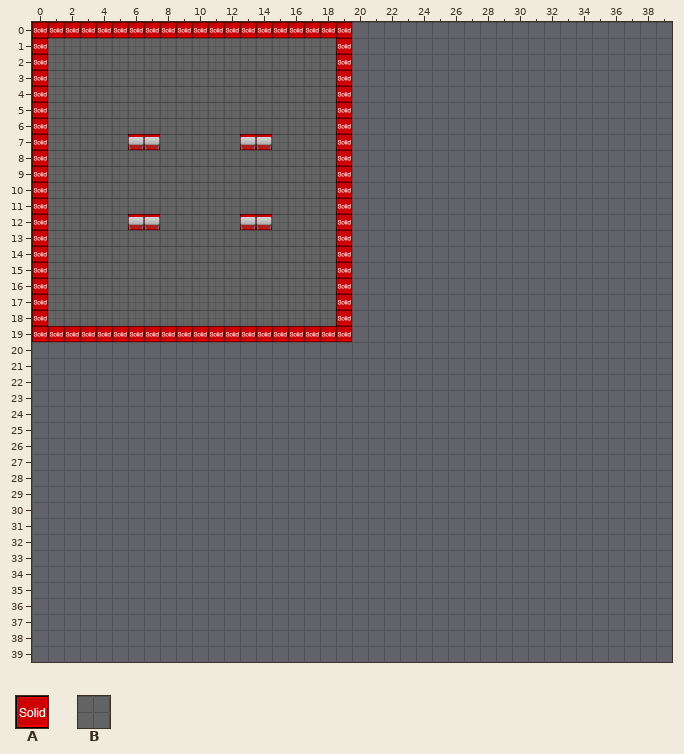
One commit to this Tiled map: data/testlevel.tmx. The picture above was drawn from the file before the commit.
Cells are 32x32 px. Shown: x 0..39, y 0..39. The old version is drawn lined up with the new one.
Key: from "COLLIDERS": A 0 "solid"; from "TURF_TILESET": B 4.
_ is an empty cell, # one hidden under a higher layer.
Layer "Tiles" before, first column x 0:
 0 ####################______
 1 #BBBBBBBBBBBBBBBBBB#______
 2 #BBBBBBBBBBBBBBBBBB#______
 3 #BBBBBBBBBBBBBBBBBB#______
 4 #BBBBBBBBBBBBBBBBBB#______
 5 #BBBBBBBBBBBBBBBBBB#______
 6 #BBBBBBBBBBBBBBBBBB#______
 7 #BBBBB##BBBBB##BBBB#______
 8 #BBBBBBBBBBBBBBBBBB#______
 9 #BBBBBBBBBBBBBBBBBB#______
10 #BBBBBBBBBBBBBBBBBB#______
11 #BBBBBBBBBBBBBBBBBB#______
12 #BBBBB##BBBBB##BBBB#______
13 #BBBBBBBBBBBBBBBBBB#______
14 #BBBBBBBBBBBBBBBBBB#______
15 #BBBBBBBBBBBBBBBBBB#______
16 #BBBBBBBBBBBBBBBBBB#______
17 #BBBBBBBBBBBBBBBBBB#______
18 #BBBBBBBBBBBBBBBBBB#______
19 ####################______
20 __________________________
21 __________________________
Layer "collision" before, first column x 0:
 0 AAAAAAAAAAAAAAAAAAAA____________________
 1 A__________________A____________________
 2 A__________________A____________________
 3 A__________________A____________________
 4 A__________________A____________________
 5 A__________________A____________________
 6 A__________________A____________________
 7 A_____AA_____AA____A____________________
 8 A__________________A____________________
 9 A__________________A____________________
10 A__________________A____________________
11 A__________________A____________________
12 A_____AA_____AA____A____________________
13 A__________________A____________________
14 A__________________A____________________
15 A__________________A____________________
16 A__________________A____________________
17 A__________________A____________________
18 A__________________A____________________
19 AAAAAAAAAAAAAAAAAAAA____________________
20 ________________________________________
21 ________________________________________
22 ________________________________________
23 ________________________________________
24 ________________________________________
25 ________________________________________
26 ________________________________________
27 ________________________________________
28 ________________________________________
29 ________________________________________
30 ________________________________________
31 ________________________________________
32 ________________________________________
33 ________________________________________
34 ________________________________________
35 ________________________________________
36 ________________________________________
37 ________________________________________
38 ________________________________________
39 ________________________________________
Once edited:
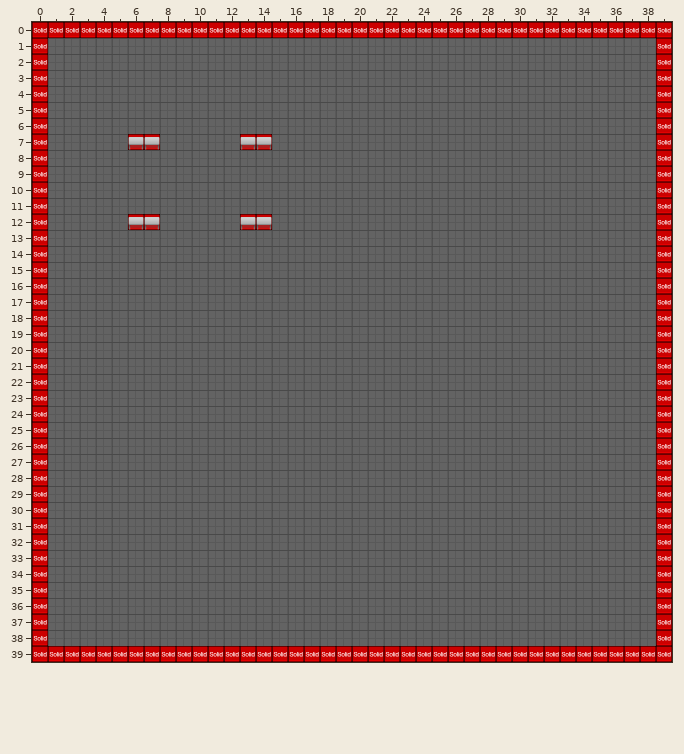
Author's note on the commit: Increased level size.
The exact change:
map size 20x20 -> 40x40 cells
Layer "Tiles":
y 1..18: x 19 # -> B
y 19: x 1..19 ################### -> BBBBBBBBBBBBBBBBBBB
Layer "collision":
y 0: x 20..39 ____________________ -> AAAAAAAAAAAAAAAAAAAA
y 1..18: x 19 A -> _; x 39 _ -> A
y 19: x 1..19 AAAAAAAAAAAAAAAAAAA -> ___________________; x 39 _ -> A
y 20..38: x 0 _ -> A; x 39 _ -> A
y 39: x 0..39 ________________________________________ -> AAAAAAAAAAAAAAAAAAAAAAAAAAAAAAAAAAAAAAAA
Where, in picture pixels (left, top, right, bottom), the same in both pictures:
changed: (32, 22, 672, 662)
